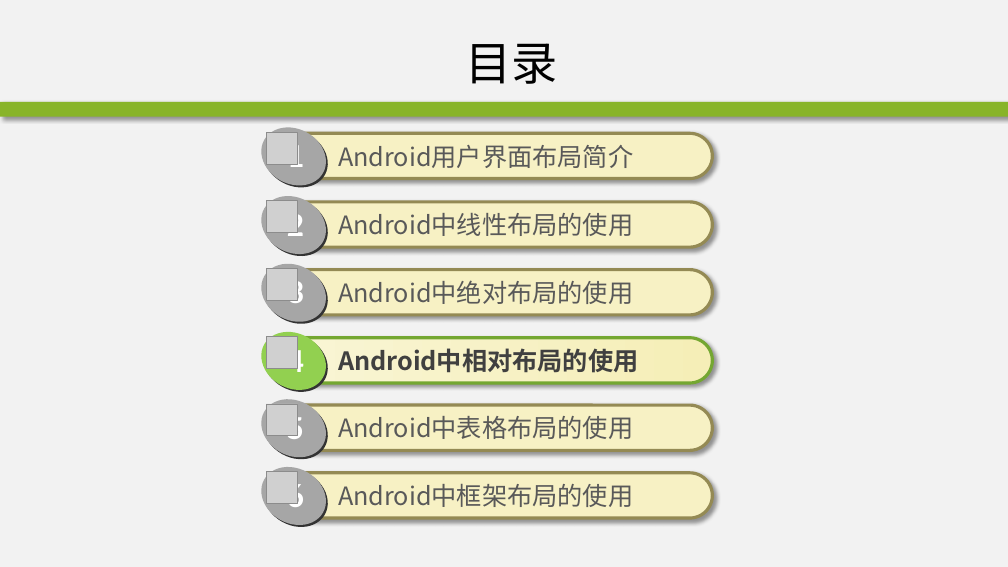
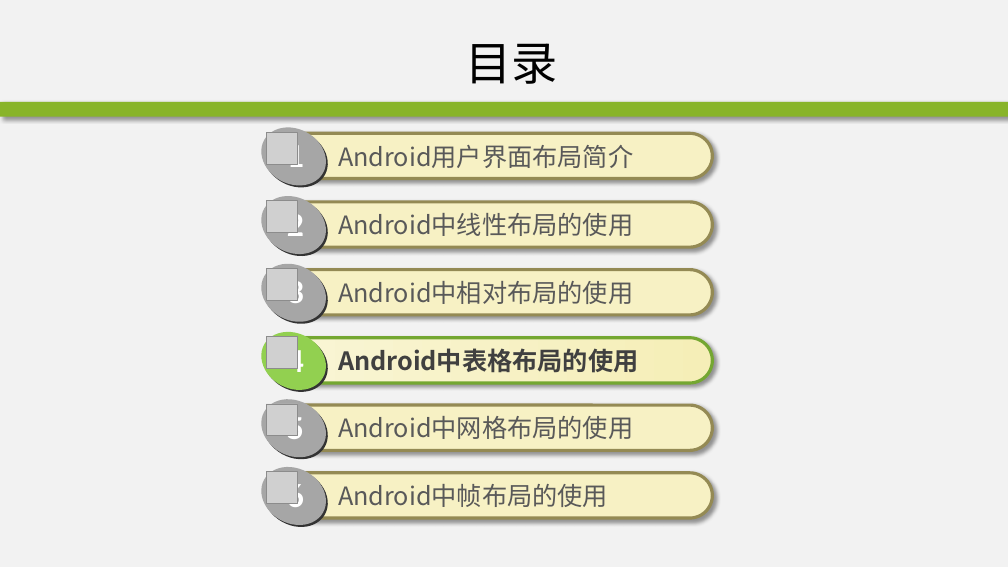
Before and after one commit to edu2act/course-android, a slide deck: slide 31 of materials/slides/ch02-2.pptx (slide 37 before the commit). Drawn at 1008x567 pixels with LibreOffice and Linux fonts; fonts in the diff are those of the drawing; grey boxes stand for pictures; background and template pictures are left out. Boxes give left, top, right and bottom in pixels: in the first picture for what was removed or moved away, otherwise in the second. Text is boxed around its words. In the diff, an @@ line names an element or a change of style, - is before the commit and + after.

```diff
--- a/materials/slides/ch02-2.pptx
+++ b/materials/slides/ch02-2.pptx
@@ text "Android中相对布局的使用": place and size @@
-text "Android中相对布局的使用" at bbox=[338, 348, 638, 373]
+text "Android中相对布局的使用" at bbox=[338, 281, 633, 304]
@@ text "Android中相对布局的使用" at bbox=[338, 281, 633, 304]: text colour #404040 to #595959, bold off @@
@@ text removed at bbox=[338, 280, 633, 304] @@
-Android中绝对布局的使用
@@ text "Android中表格布局的使用": place and size @@
-text "Android中表格布局的使用" at bbox=[338, 416, 633, 439]
+text "Android中表格布局的使用" at bbox=[338, 348, 638, 373]
@@ text "Android中表格布局的使用" at bbox=[338, 348, 638, 373]: text colour #595959 to #404040, bold on @@
@@ text added at bbox=[338, 416, 633, 439], 24 pt, text #595959 @@
+Android中网格布局的使用
@@ text at bbox=[338, 484, 608, 507]: text changed @@
-Android中框架布局的使用
+Android中帧布局的使用
```
Also in this commit, not shown: 21 other slides changed, 5 slides added, 6 slides removed, 1 other file.
